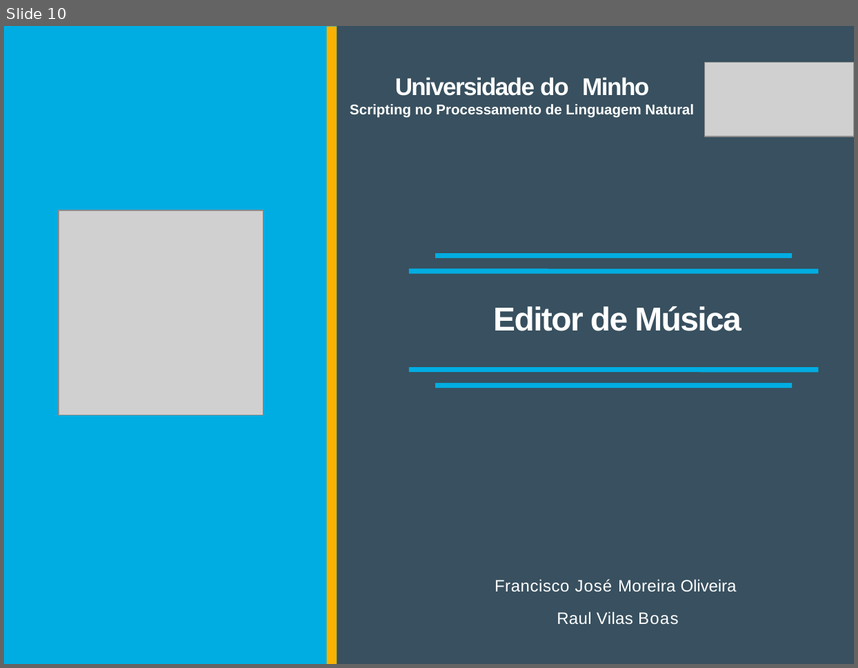
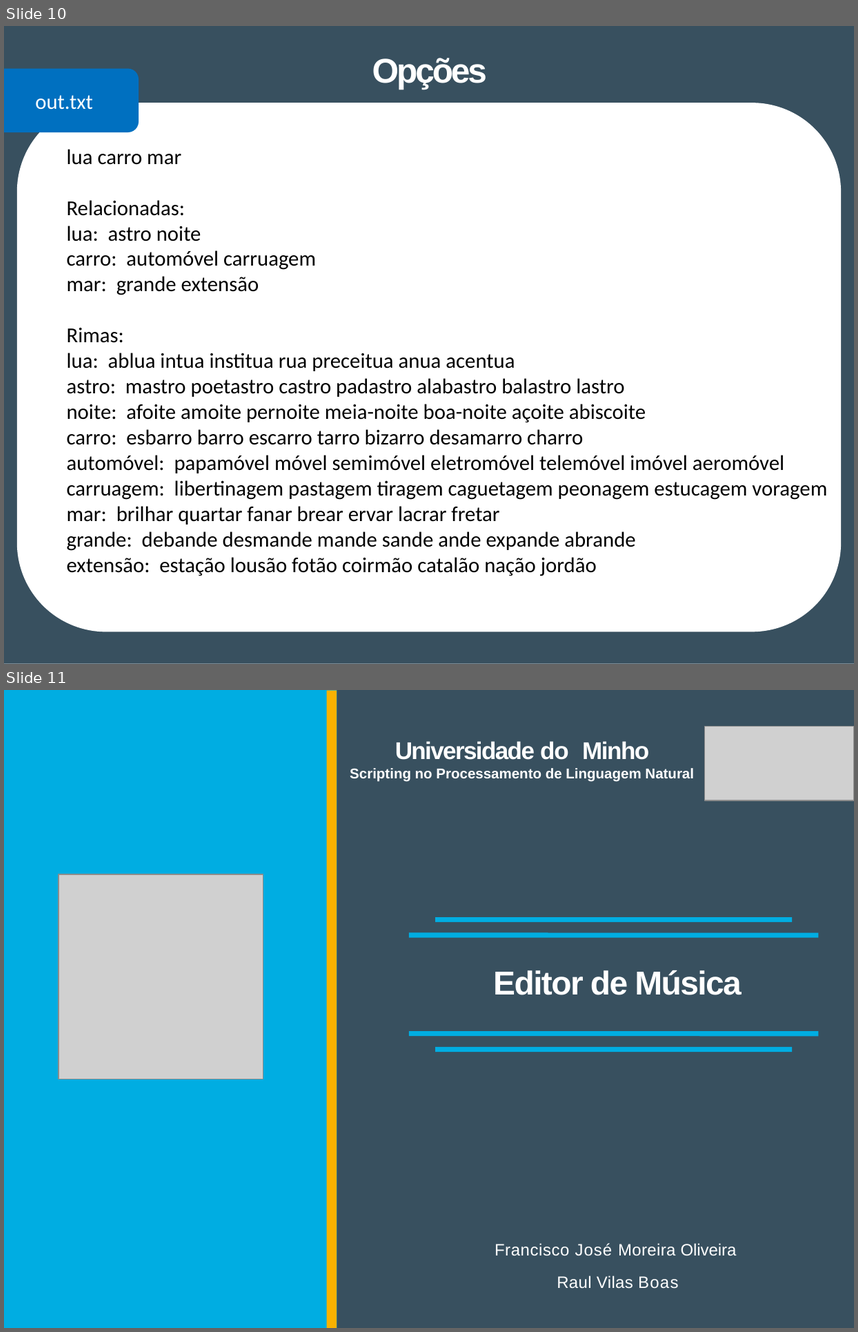
Before and after one commit to Tibblue/PLC, a slide deck: SPLN/tp3/apresSPLN.pptx. Shown one above the other, each under a label of ours: slide 10 before the commit, slides 10 and 11 after it. The pictures are 858x668 and 858x1332 pixels, drawn with LibreOffice and Linux fonts; fonts in the diff are those of the drawing; grey boxes stand for pictures; background and template pictures are left out. Boxes give left, top, right and bottom in pixels: in the first picture for what was removed or moved away, otherwise in the second. Text is boxed around its words. In the diff, an @@ line names an element or a change of style, - is before the commit and + after.

```diff
--- a/SPLN/tp3/apresSPLN.pptx
+++ b/SPLN/tp3/apresSPLN.pptx
@@ slide 10 added at (x1=4, y1=26, x2=854, y2=664), background #FFFFFF @@
@@ freeform shape added at (x1=4, y1=26, x2=854, y2=664), fill #38505F @@
@@ title added at (x1=372, y1=58, x2=487, y2=89), 29 pt, text #FFFFFF, bold @@
+Opções
@@ rounded rectangle added at (x1=4, y1=69, x2=139, y2=132), fill #0070C0, 18 pt, text #FFFFFF @@
+out.txt
@@ rounded rectangle added at (x1=18, y1=104, x2=840, y2=630), fill #FFFFFF, outline #FFFFFF 2 pt @@
@@ text added at (x1=67, y1=149, x2=827, y2=576), 18 pt, text #000000 @@
+lua carro mar
+Relacionadas:
+lua: astro noite
+carro: automóvel carruagem
+mar: grande extensão
+Rimas:
+lua: ablua intua institua rua preceitua anua acentua
+astro: mastro poetastro castro padastro alabastro balastro lastro
+noite: afoite amoite pernoite meia-noite boa-noite açoite abiscoite
+carro: esbarro barro escarro tarro bizarro desamarro charro
+automóvel: papamóvel móvel semimóvel eletromóvel telemóvel imóvel aeromóvel
+carruagem: libertinagem pastagem tiragem caguetagem peonagem estucagem voragem
+mar: brilhar quartar fanar brear ervar lacrar fretar
+grande: debande desmande mande sande ande expande abrande
+extensão: estação lousão fotão coirmão catalão nação jordão
@@ what was slide 10 is now slide 11 @@
```
Also in this commit, not shown: 3 slides changed.
